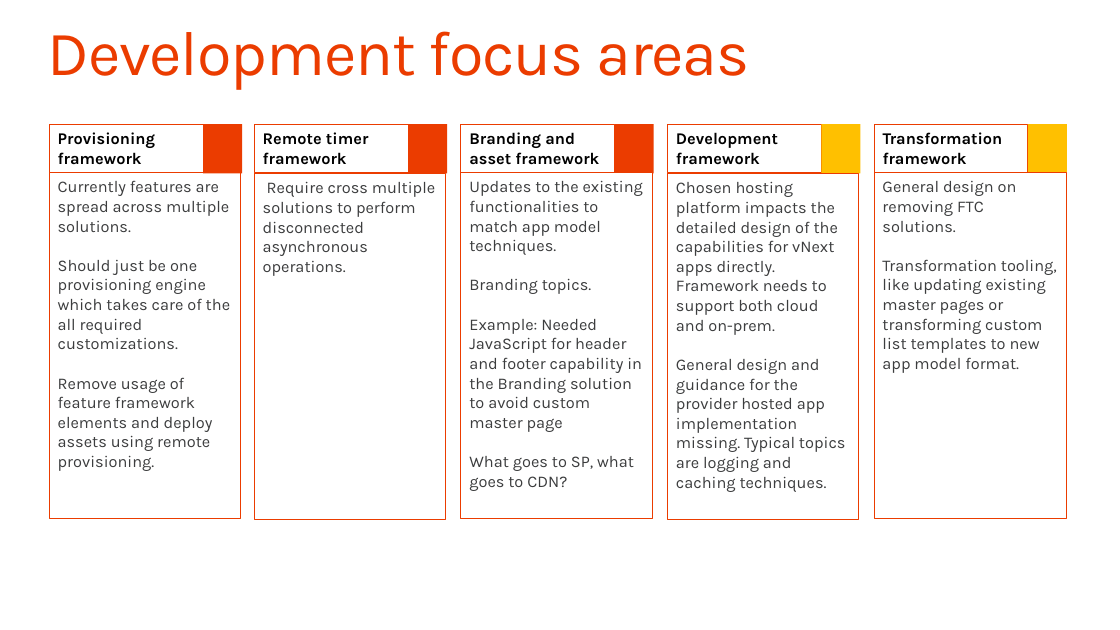
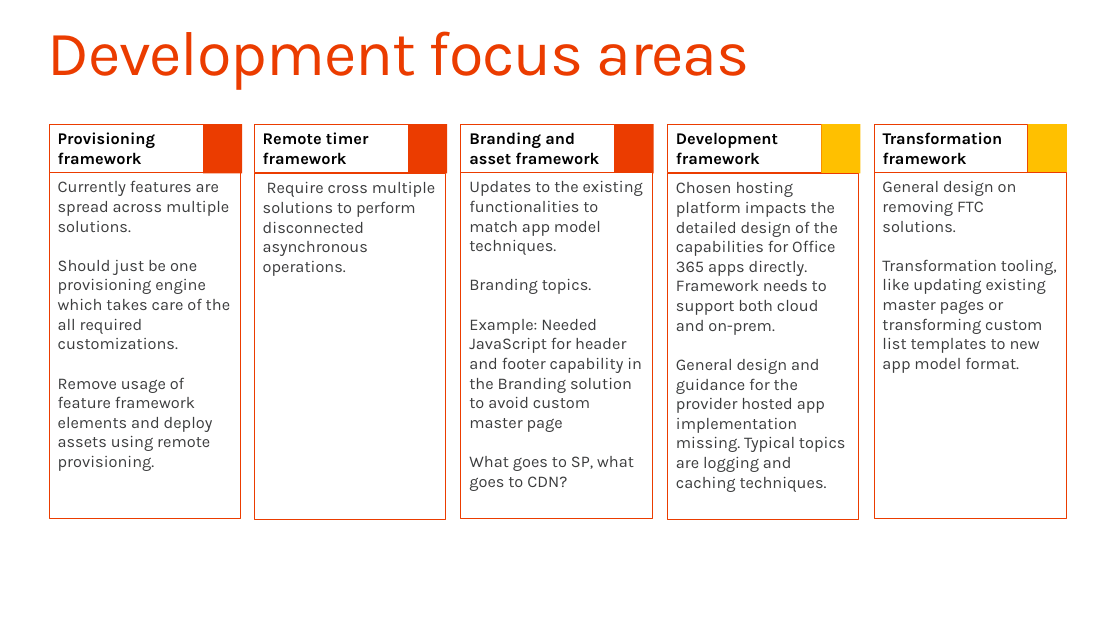
Before and after one commit to SharePoint/PnP-Guidance, a slide deck: slide 57 of PnP Transformation Process/Templates/Solution Assessment Report Presentation Template.pptx. Drawn at 1120x630 pixels with LibreOffice and Linux fonts; fonts in the diff are those of the drawing; background and template pictures are left out. Boxes give left, top, right and bottom in pixels: in the first picture for what was removed or moved away, otherwise in the second. Text is boxed around its words. In the diff, an @@ line names an element or a change of style, - is before the commit and + after.

```diff
--- a/PnP Transformation Process/Templates/Solution Assessment Report Presentation Template.pptx
+++ b/PnP Transformation Process/Templates/Solution Assessment Report Presentation Template.pptx
@@ text in rectangle at (676,182,838,335): text changed @@
-Chosen hosting platform impacts the detailed design of the capabilities for vNext apps directly. Framework needs to support both cloud and on-prem.
+Chosen hosting platform impacts the detailed design of the capabilities for Office 365 apps directly. Framework needs to support both cloud and on-prem.
```
Also in this commit, not shown: 7 other slides changed, 5 other files.
